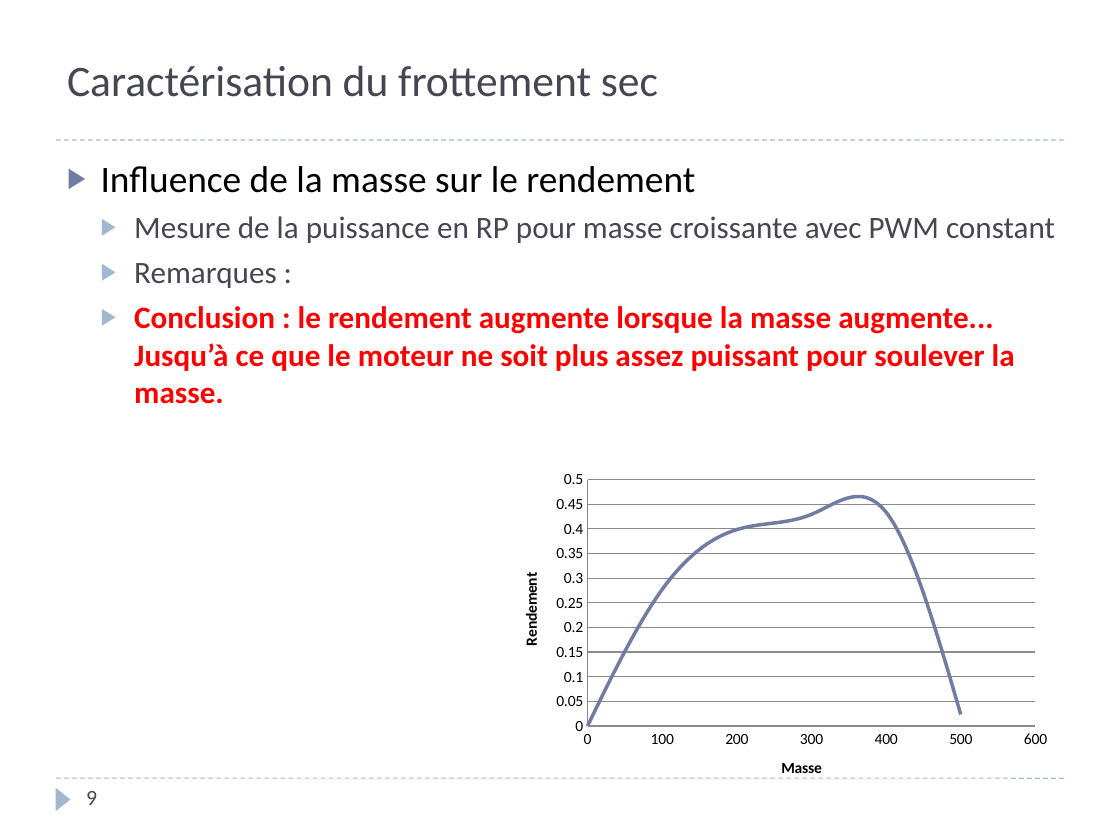
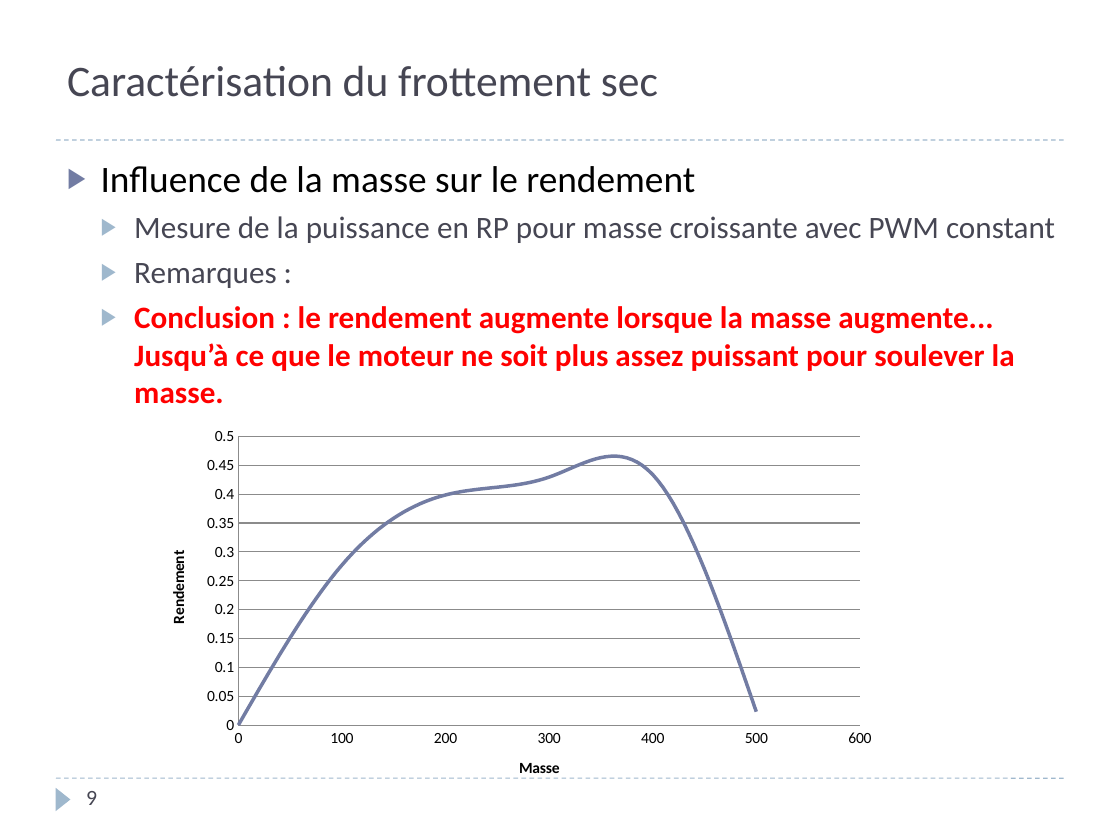
Before and after one commit to xpessoles/Cy_06_PSI_Energetique, a slide deck: slide 9 of TP/01_Induction_NAO/Cy_05_Ene_TP_Energetique.pptx. Drawn at 1120x840 pixels with LibreOffice and Linux fonts; fonts in the diff are those of the drawing. Boxes give left, top, right and bottom in pixels: in the first picture for what was removed or moved away, otherwise in the second. Text is boxed around its words. In the diff, an @@ line names an element or a change of style, - is before the commit and + after.

```diff
--- a/TP/01_Induction_NAO/Cy_05_Ene_TP_Energetique.pptx
+++ b/TP/01_Induction_NAO/Cy_05_Ene_TP_Energetique.pptx
@@ scatter smooth chart: place and size @@
-scatter smooth chart at <box>498,464,1058,800</box>
+scatter smooth chart at <box>146,420,886,800</box>
```
Also in this commit, not shown: 51 other files.
